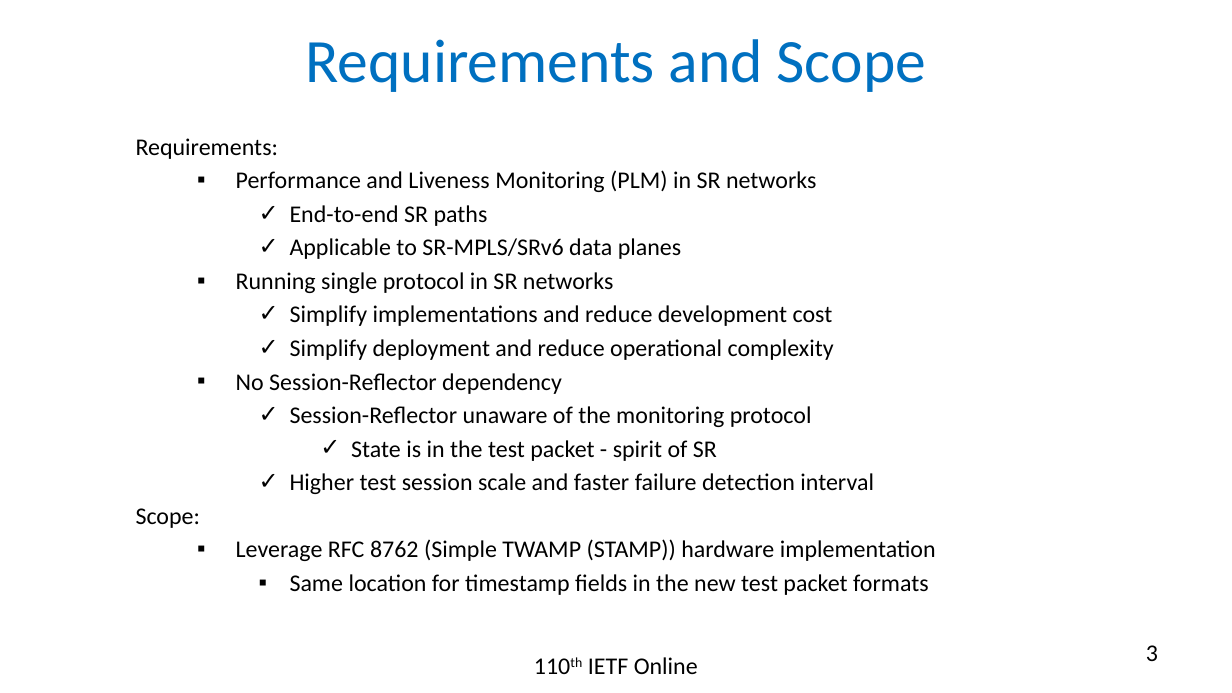
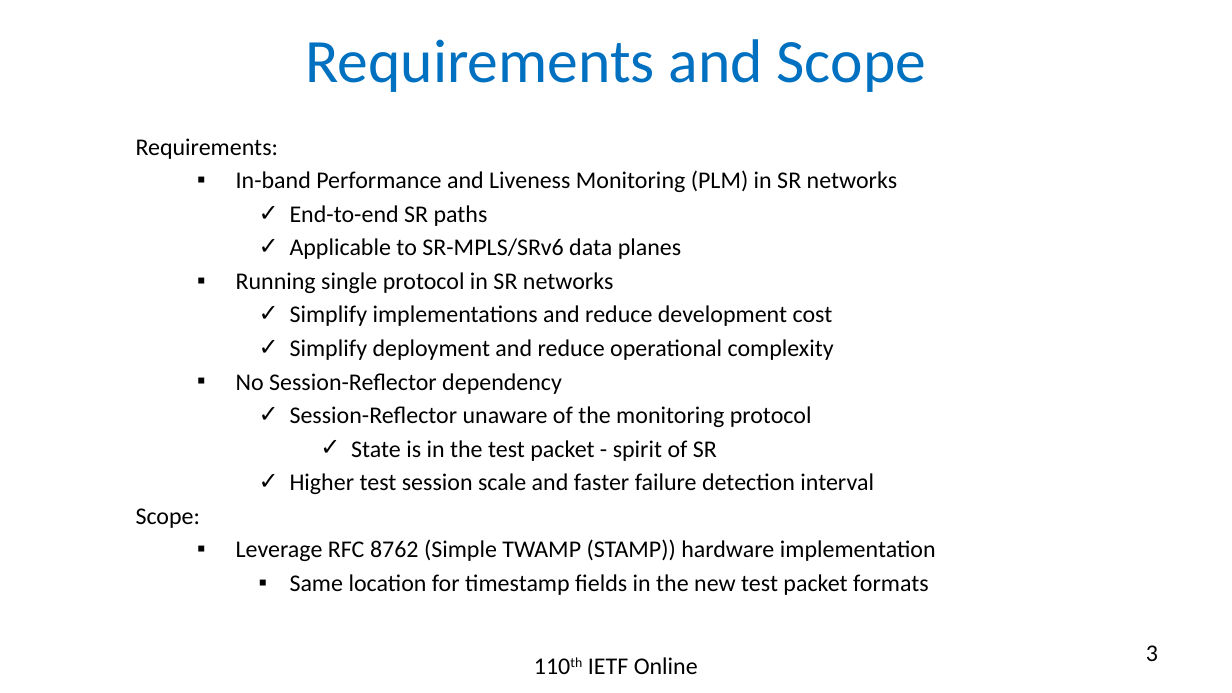
Before and after one commit to rakgandhi/ietf-slides, a slide deck: slide 3 of draft-gandhi-spring-sr-enhanced-plm-04.pptx. Drawn at 1232x693 pixels with LibreOffice and Linux fonts; fonts in the diff are those of the drawing. Boxes give left, top, right and bottom in pixels: in the first picture for what was removed or moved away, otherwise in the second. Text is boxed around its words. In the diff, an @@ line names an element or a change of style, - is before the commit and + after.

```diff
--- a/draft-gandhi-spring-sr-enhanced-plm-04.pptx
+++ b/draft-gandhi-spring-sr-enhanced-plm-04.pptx
@@ text at (236, 170, 897, 192): text changed @@
-  ▪ Performance and Liveness Monitoring (PLM) in SR networks
+  ▪ In-band Performance and Liveness Monitoring (PLM) in SR networks
```
Also in this commit, not shown: 1 other file.
